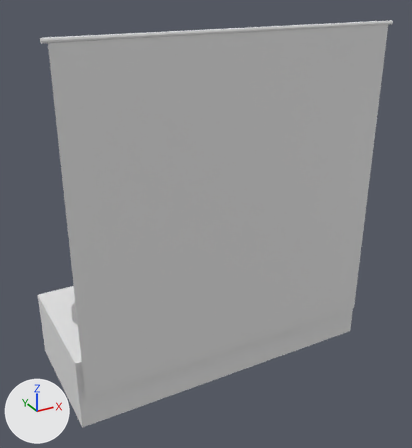
The FBX model Assets/Models/Bathroom/wc_bañera.fbx: old version first, new version second.
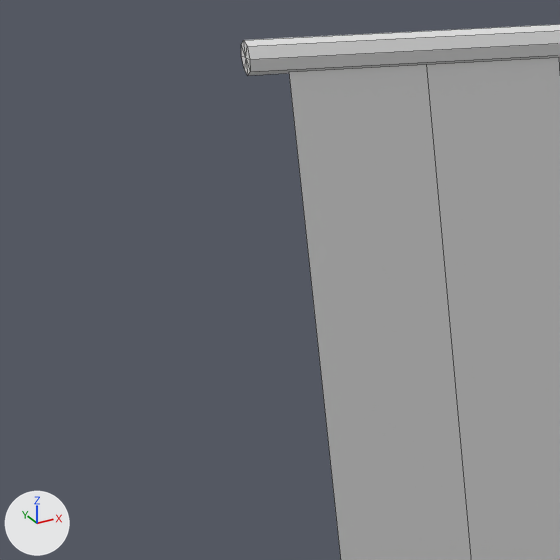
The first picture shows the older version from a camera (50 mm lens) standing at (-1.36, -2.5, 2.02) and looking at (-0.01, -0.05, 0.79). The close-ups show both versions on the part from 0% to 22% of the width and 7% to 28% of the height of that picture; other places that the commit changed are outside them. The lights are fixed; the arrows at lower left show +X, +Y and +Z. The close-ups show mesh edges as thin lines. Where no turn or scale is listed for an object, it has been applied to the vertices. Vertices at the same position are counted once.

The older version as bpy lines, for what is in view:
```python
me_mesh = bpy.data.meshes.new('Mesh')
me_mesh.from_pydata(...)  # 126 vertices, 157 faces; spans x -0.85..0.85, y -0.37..0.37, z 0.0..1.81
me_mesh_001 = bpy.data.meshes.new('Mesh.001')
me_mesh_001.from_pydata(...)  # 42 vertices, 20 faces; spans x -0.83..0.83, y 0.0, z -0.8..0.8
me_mesh_001.materials.append(mat_bakedmaterial)  # white #e7e7e7
ob_bañera_1 = bpy.data.objects.new('BAÑERA_1', me_mesh)
ob_bañera_1.location = (0.0, 0.0, 0.0)
ob_cortina = bpy.data.objects.new('CORTINA', me_mesh_001)
ob_cortina.location = (0.0, -0.363, 0.991)
```
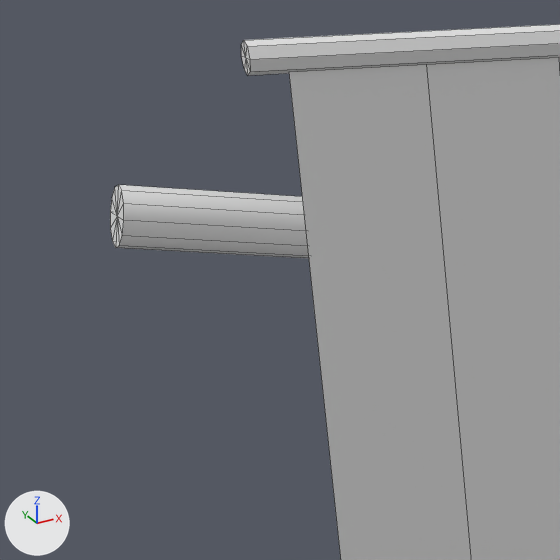
Patch to the scene script:
```diff
--- a/Assets/Models/Bathroom/wc_bañera.fbx.py
+++ b/Assets/Models/Bathroom/wc_bañera.fbx.py
@@ me_mesh @@
 # used by ob_bañera_1; location = (0.0, 0.0, 0.0)
-me_mesh.from_pydata(...)  # 126 vertices, 157 faces; spans x -0.85..0.85, y -0.37..0.37, z 0.0..1.81
+me_mesh.from_pydata(...)  # 264 vertices, 325 faces; spans x -0.86..0.86, y -0.37..0.37, z -0.91..0.91
+# me_mesh part 1: a new loose piece of 86 vertices spanning x -0.86..-0.57, y -0.04..0.1, z 0.57..0.78
@@ ob_bañera_1 @@
 ob_bañera_1 = bpy.data.objects.new('BAÑERA_1', me_mesh)
-ob_bañera_1.location = (0.0, 0.0, 0.0)
+ob_bañera_1.location = (-0.006, 0.0, 0.905)
```

Pixel boxes [x1, y1, x2, y2] of what changed, in the close-ups (560 x 560 px):
'BAÑERA_1', reshaped, moved
    before: [241, 24, 560, 75]
    after: [110, 24, 560, 258]
part 1 of me_mesh, added
    after: [110, 185, 309, 258]
